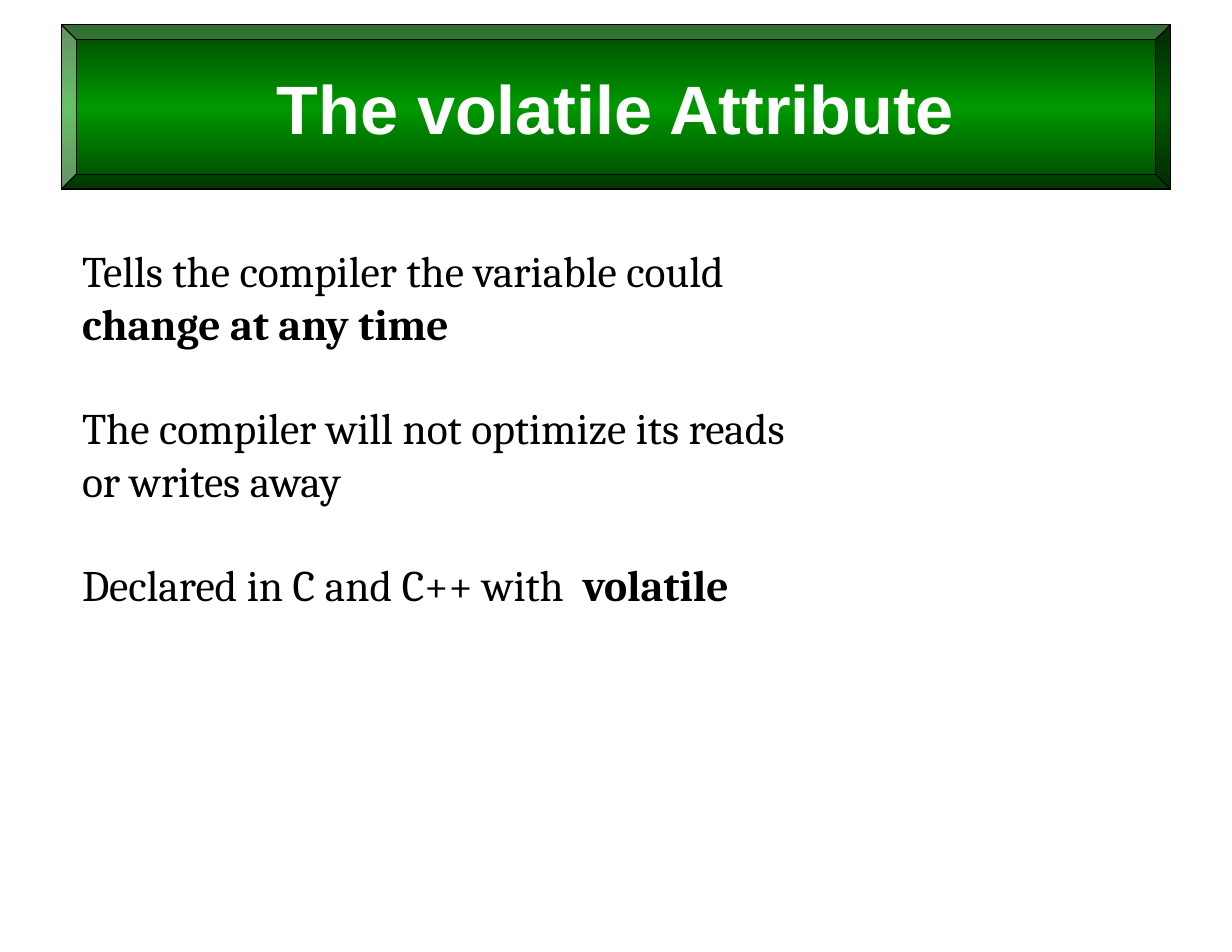
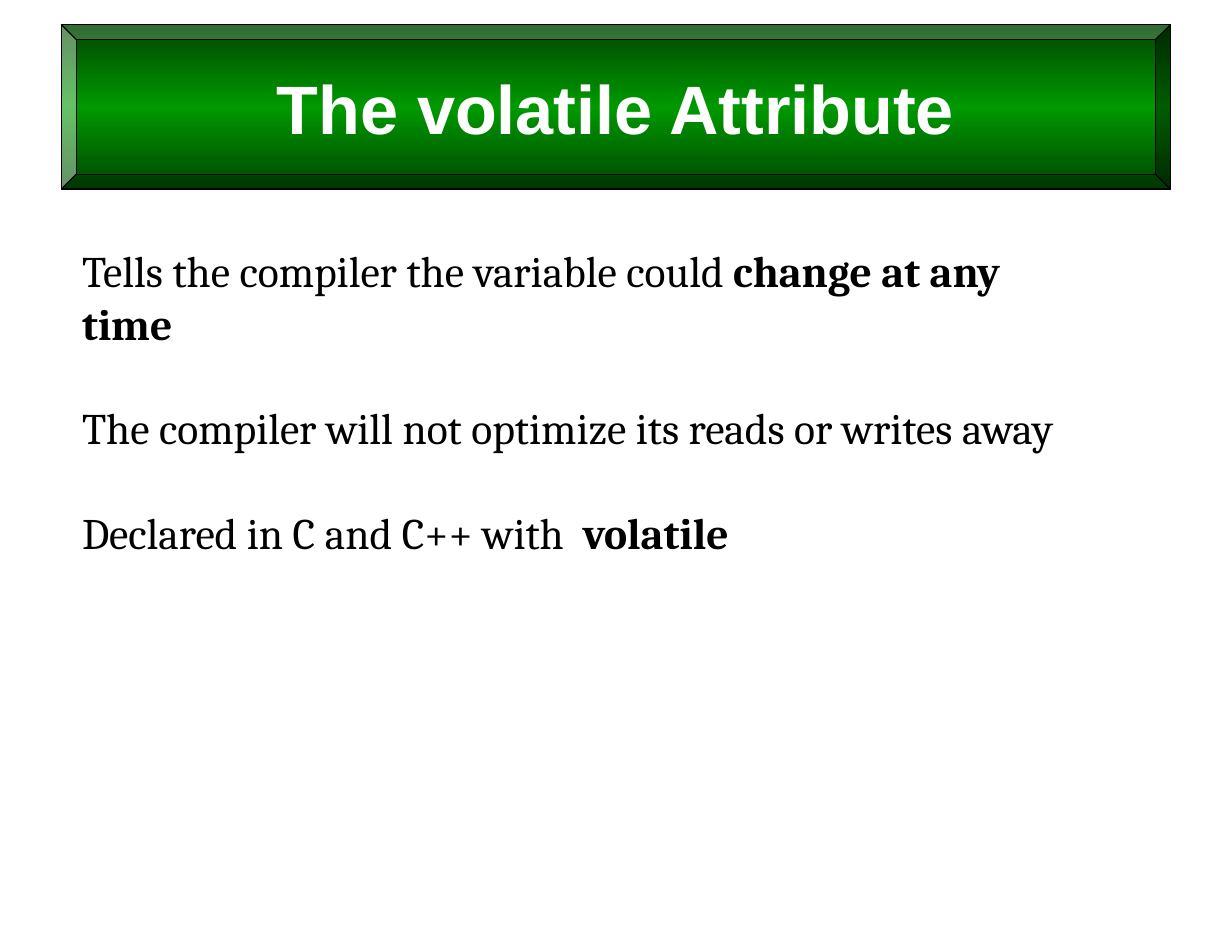
Before and after one commit to billswartz7/IntroToProgramming, a slide deck: slide 67 of Slides/L10_Scope-and-Persistence.pptx (slide 61 before the commit). Drawn at 1232x952 pixels with LibreOffice and Linux fonts; fonts in the diff are those of the drawing. Boxes give left, top, right and bottom in pixels: in the first picture for what was removed or moved away, otherwise in the second. Text is boxed around its words. In the diff, an @@ line names an element or a change of style, - is before the commit and + after.

```diff
--- a/Slides/L10_Scope-and-Persistence.pptx
+++ b/Slides/L10_Scope-and-Persistence.pptx
@@ text at (82, 256, 1053, 454): text changed @@
-Tells the compiler the variable could
-change at any time
-The compiler will not optimize its reads
-or writes away
+Tells the compiler the variable could change at any time
+The compiler will not optimize its reads or writes away
```
Also in this commit, not shown: 44 other slides changed, 6 slides added, 13 other files.
